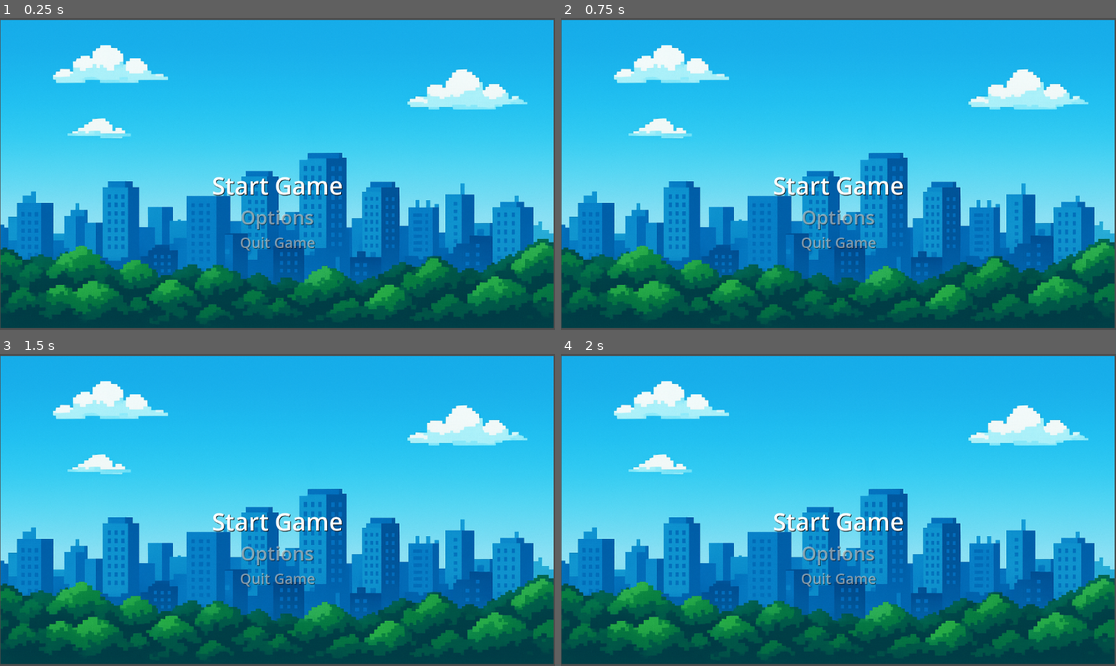
Above: before the commit, frames 1-4 (two rows, left to right).
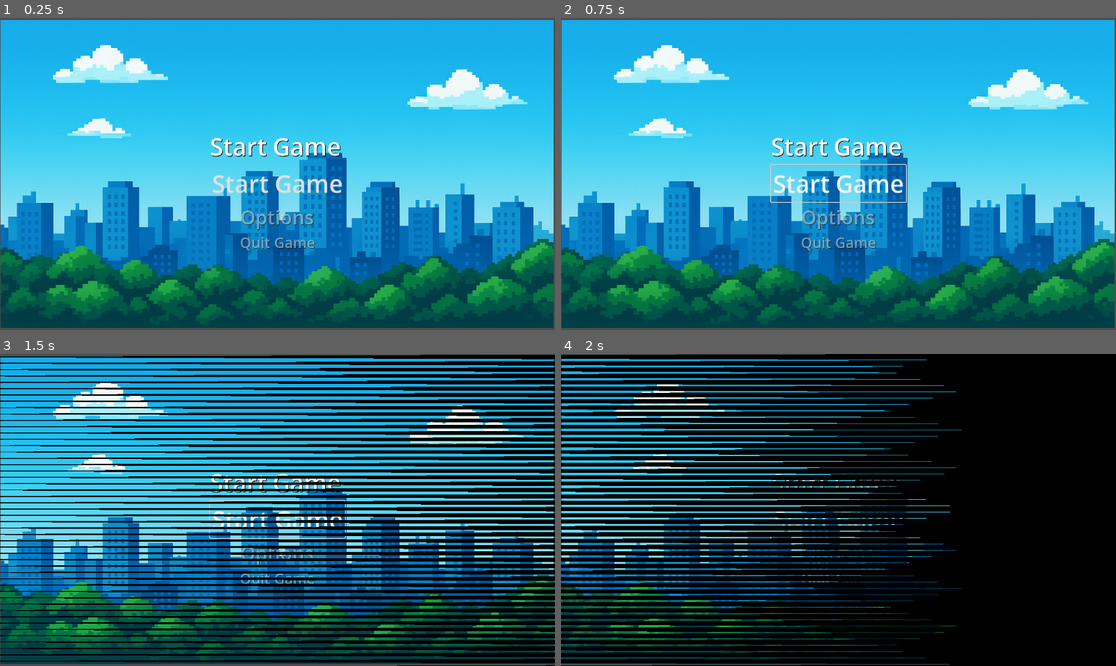
Above: after the commit, the same moments.

Repository: LuizFelipeSantosPereira/game-feob
Game: Godot game, scene res://cenas/Menu.tscn
Same seed, same stepped clock (60 frames per second), same inputs: the game is played once before the commit and once after it. This scene is started directly instead of the project's main scene.
Inputs (mouse positions are in pixels of both pictures, inside the frame that each line leads up to):
- Up to frame 1 (0.25 s): no input
- Up to frame 2 (0.75 s): click (838, 183) at 0.5 s, where only the run after the commit has a clickable "Start Game"
- Up to frame 3 (1.5 s): click (277, 519) at 1.25 s, where only the run after the commit has a clickable "Start Game"
- Up to frame 4 (2 s): no input

The runs differ from the first frame. In frame 1, 1.5% of the frame differs, in the area x 38-62%, y 38-58%; in frame 2, 1.6%; in frame 3, 47%; in frame 4, 89%, in the area x 0-100%, y 0-100%.

Commit message:
Transição de cena Menu/Jogo

Diff:
--- a/jogo/cenas/Menu.tscn
+++ b/jogo/cenas/Menu.tscn
@@ -1,13 +1,88 @@
-[gd_scene load_steps=3 format=3 uid="uid://ca0rhpm04epy2"]
+[gd_scene load_steps=8 format=3 uid="uid://ca0rhpm04epy2"]
 
 [ext_resource type="Script" uid="uid://cvqxr0864jepr" path="res://scripts/Menu.gd" id="1_yjf0y"]
-[ext_resource type="Texture2D" uid="uid://1sy1ql4qujao" path="res://Sprites/Cidade Normal.png" id="2_85cn7"]
+[ext_resource type="Texture2D" uid="uid://1sy1ql4qujao" path="res://sprites/Cidade Normal.png" id="2_85cn7"]
+[ext_resource type="Shader" uid="uid://dfxssj2syggkv" path="res://cenas/transMenu.gdshader" id="2_w5wjc"]
+
+[sub_resource type="ShaderMaterial" id="ShaderMaterial_qoxbi"]
+shader = ExtResource("2_w5wjc")
+shader_parameter/use_sprite_alpha = true
+shader_parameter/use_transition_texture = false
+shader_parameter/transition_type = 2
+shader_parameter/position = Vector2(0.5, 0.5)
+shader_parameter/invert = false
+shader_parameter/grid_size = Vector2(0.5, 50)
+shader_parameter/rotation_angle = 0.0
+shader_parameter/stagger = Vector2(0, 0)
+shader_parameter/stagger_frequency = Vector2i(2, 2)
+shader_parameter/flip_frequency = Vector2i(1, 1)
+shader_parameter/basic_feather = 0.0
+shader_parameter/use_mask_size = false
+shader_parameter/mask_size = Vector2(100, 100)
+shader_parameter/edges = 3
+shader_parameter/shape_feather = 0.0
+shader_parameter/sectors = 1
+shader_parameter/clock_feather = 0.0
+shader_parameter/progress = 3.0
+shader_parameter/progress_bias = Vector2(0, 0)
+
+[sub_resource type="Animation" id="Animation_w5wjc"]
+resource_name = "transição"
+length = 2.0
+tracks/0/type = "value"
+tracks/0/imported = false
+tracks/0/enabled = true
+tracks/0/path = NodePath(".:material:shader_parameter/progress")
+tracks/0/interp = 1
+tracks/0/loop_wrap = true
+tracks/0/keys = {
+"times": PackedFloat32Array(0, 1.86667),
+"transitions": PackedFloat32Array(1, 1),
+"update": 0,
+"values": [3.0, 0.0]
+}
+
+[sub_resource type="Animation" id="Animation_qoxbi"]
+length = 0.001
+tracks/0/type = "value"
+tracks/0/imported = false
+tracks/0/enabled = true
+tracks/0/path = NodePath(".:material:shader_parameter/progress")
+tracks/0/interp = 1
+tracks/0/loop_wrap = true
+tracks/0/keys = {
+"times": PackedFloat32Array(0),
+"transitions": PackedFloat32Array(1),
+"update": 0,
+"values": [3.0]
+}
+
+[sub_resource type="AnimationLibrary" id="AnimationLibrary_alp18"]
+_data = {
+&"RESET": SubResource("Animation_qoxbi"),
+&"transição": SubResource("Animation_w5wjc")
+}
 
 [node name="MainMenu" type="Node2D"]
 position = Vector2(-2, 5)
 script = ExtResource("1_yjf0y")
 
 [node name="CanvasLayer" type="CanvasLayer" parent="."]
+
+[node name="ColorRect" type="ColorRect" parent="CanvasLayer"]
+z_index = 1
+material = SubResource("ShaderMaterial_qoxbi")
+offset_left = 1157.0
+offset_top = 651.0
+offset_right = 2330.0
+offset_bottom = 1309.0
+rotation = -3.14159
+color = Color(0, 0, 0, 1)
+
+[node name="AnimationPlayer" type="AnimationPlayer" parent="CanvasLayer/ColorRect"]
+libraries = {
+&"": SubResource("AnimationLibrary_alp18")
+}
 
 [node name="VBoxContainer" type="VBoxContainer" parent="CanvasLayer"]
 anchors_preset = 7
@@ -29,6 +104,12 @@
 theme_override_colors/font_shadow_color = Color(0, 0, 0, 1)
 theme_override_font_sizes/font_size = 50
 text = "Start Game"
+
+[node name="Button" type="Button" parent="CanvasLayer/VBoxContainer"]
+layout_mode = 2
+theme_override_font_sizes/font_size = 50
+text = "Start Game"
+flat = true
 
 [node name="Options" type="Label" parent="CanvasLayer/VBoxContainer"]
 layout_mode = 2
@@ -53,3 +134,6 @@
 rotation = 0.000313933
 scale = Vector2(0.747396, 0.625)
 texture = ExtResource("2_85cn7")
+
+[connection signal="animation_finished" from="CanvasLayer/ColorRect/AnimationPlayer" to="." method="_on_animation_player_animation_finished"]
+[connection signal="pressed" from="CanvasLayer/VBoxContainer/Button" to="." method="_on_button_pressed"]
--- a/jogo/cenas/jogo.tscn
+++ b/jogo/cenas/jogo.tscn
@@ -46,6 +46,13 @@
 vertical_alignment = 1
 autowrap_mode = 2
 
+[node name="BookBotton" parent="." instance=ExtResource("3_1frua")]
+position = Vector2(726, 318)
+scale = Vector2(1.22177, 1.41781)
+
+[node name="vilao" parent="." instance=ExtResource("2_1frua")]
+position = Vector2(931, 319)
+
 [node name="Control" type="Control" parent="."]
 layout_mode = 3
 anchors_preset = 0
@@ -71,10 +78,3 @@
 theme_override_styles/focus = SubResource("StyleBoxEmpty_c77ad")
 icon = ExtResource("3_dtkcs")
 flat = true
-
-[node name="BookBotton" parent="." instance=ExtResource("3_1frua")]
-position = Vector2(726, 318)
-scale = Vector2(1.22177, 1.41781)
-
-[node name="vilao" parent="." instance=ExtResource("2_1frua")]
-position = Vector2(931, 319)
--- /dev/null
+++ b/jogo/cenas/transMenu.gdshader
@@ -0,0 +1,168 @@
+shader_type canvas_item;
+
+uniform bool use_sprite_alpha = true;
+uniform bool use_transition_texture = false;
+uniform sampler2D transition_texture;
+uniform int transition_type: hint_enum("Basic", "Mask", "Shape", "Clock") = 0;
+
+group_uniforms positioning;
+uniform vec2 position = vec2(0,0);
+uniform bool invert = false;
+uniform vec2 grid_size = vec2(1.0, 1.0);
+uniform float rotation_angle = 0.0;
+
+group_uniforms positioning.stagger;
+uniform vec2 stagger = vec2(0.0, 0.0);
+uniform ivec2 stagger_frequency = ivec2(2, 2);
+uniform ivec2 flip_frequency = ivec2(1, 1);
+
+group_uniforms basic_transition_controls;
+uniform float basic_feather = 0.0;
+
+group_uniforms mask_transition_controls;
+uniform sampler2D mask_texture;
+uniform bool use_mask_size = false;
+uniform vec2 mask_size = vec2(100.0);
+
+group_uniforms shape_transition_controls;
+uniform int edges : hint_range(3, 64) = 6; // default hexagon
+uniform float shape_feather : hint_range(0.0, 10.0) = 0.1;
+
+group_uniforms clock_transition_controls;
+uniform int sectors : hint_range(1, 128) = 1;
+uniform float clock_feather : hint_range(0.0, 16.0) = 0.0;
+
+group_uniforms animation;
+uniform float progress = 0.0;
+uniform vec2 progress_bias = vec2(0.0);
+
+varying vec4 modulate;
+
+vec2 use_actual_texture_size(vec2 uv, vec2 texture_size) {
+
+	uv -= 0.5;
+	vec2 uv_deriv = fwidth(uv);
+	float screen_ratio = uv_deriv.x / uv_deriv.y;
+	float texture_ratio = texture_size.x / texture_size.y;
+	float mixed_ratio = texture_ratio * screen_ratio;
+
+	if (screen_ratio > texture_ratio) {
+		uv.x /= mixed_ratio;
+	} else {
+		uv.y *= mixed_ratio;
+	}
+
+	return uv + 0.5;
+}
+
+vec2 get_stagger_offset(vec2 grid) {
+	vec2 cells = floor(grid);
+	float offset_row = mod(cells.y, float(stagger_frequency.x)) == 0.0 ? 0.5 : 0.0;
+	float offset_col = mod(cells.x, float(stagger_frequency.y)) == 0.0 ? 0.5 : 0.0;
+
+	return vec2(
+		offset_row * stagger.x,
+		offset_col * stagger.y
+	);
+}
+
+vec2 get_grid_flip(vec2 grid) {
+	vec2 cells = floor(grid);
+	float flip_row = mod(cells.y, float(flip_frequency.x)) == 0.0 ? 1.0 : -1.0;
+	float flip_col = mod(cells.x, float(flip_frequency.y)) == 0.0 ? 1.0 : -1.0;
+
+	return vec2(
+		flip_row * grid.x,
+		flip_col * grid.y
+	);
+}
+
+vec2 rotate(vec2 v, float angle) {
+	return mat2(
+		vec2(cos(angle), sin(angle)),
+		vec2(-sin(angle), cos(angle))
+		) * v;
+}
+
+vec2 get_edges(float center, float width) {
+	float half_width = width * 0.5;
+	float edge0 = center - half_width;
+	float edge1 = center + half_width + 1e-5;
+	return vec2(edge0, edge1);
+}
+
+float get_local_progress(vec2 grid) {
+    vec2 cell = floor(grid);
+	// Easier to control bias values
+	vec2 pretty_bias = progress_bias / 10.0;
+    float offset = dot(cell, pretty_bias);
+    return progress - offset;
+}
+
+void vertex() {
+	modulate = COLOR;
+}
+
+void fragment() {
+	vec2 grid = UV * grid_size;
+	vec2 offset_uv = grid + get_stagger_offset(grid);
+	vec2 grid_flipped_uv = get_grid_flip(offset_uv);
+	vec2 tiled_uv = fract(grid_flipped_uv);
+	vec2 uv = (tiled_uv - position) * 2.0;
+	uv = rotate(uv, radians(rotation_angle));
+
+	float local_progress = get_local_progress(grid);
+
+	COLOR = texture(TEXTURE, UV) * modulate;
+	float alpha = COLOR.a;
+	float transition_progress = 0.0;
+
+	if (transition_type == 1) {
+		vec2 mask_zoom_uv = uv / local_progress;
+		vec2 mask_zoom_uv_01 = mask_zoom_uv * 0.5 + 0.5;
+		mask_zoom_uv_01 = use_mask_size ? use_actual_texture_size(mask_zoom_uv_01, mask_size) : mask_zoom_uv_01;
+
+		transition_progress = texture(mask_texture, mask_zoom_uv_01).r;
+
+	} else if(transition_type == 2) {
+    	float radius = length(uv);
+	    float angle = atan(uv.y, uv.x);
+		float sector_angle = 2.0 * PI / float(edges);
+		float half_sector = sector_angle / 2.0;
+		// Define polygon sectors using the power of trigonometry
+		float d = cos(half_sector) / cos(mod(angle + half_sector, sector_angle) - half_sector);
+
+		vec2 smooth_edges = get_edges(local_progress, shape_feather);
+		transition_progress = smoothstep(smooth_edges.x, smooth_edges.y, radius / d);
+
+	} else if (transition_type == 3) {
+		float radius = length(uv);
+		float angle = atan(uv.y, uv.x);
+		float sector_angle = 2.0 * PI / float(sectors);
+		float half_sector = sector_angle / 2.0;
+		angle = mod(angle - half_sector, sector_angle);
+
+		float progress_angle = local_progress * 2.0 * PI / float(sectors);
+		float smooth_angle = smoothstep(0.0, clock_feather, progress_angle - angle);
+		transition_progress = smooth_angle;
+
+	} else {
+		vec2 smooth_edges = get_edges(local_progress, basic_feather);
+
+		float separation_x = smoothstep(smooth_edges.x, smooth_edges.y, abs(uv.x));
+		float separation_y = smoothstep(smooth_edges.x, smooth_edges.y, abs(uv.y));
+		transition_progress = max(separation_x, separation_y);
+	}
+
+	alpha = invert ? 1.0 - transition_progress : transition_progress;
+	alpha = use_sprite_alpha ? min(COLOR.a, alpha) : alpha;
+
+	vec4 transition_color = texture(transition_texture, UV);
+
+	if (use_transition_texture) {
+		vec4 chosen_color = mix(transition_color, COLOR, alpha);
+		COLOR = chosen_color;
+	} else {
+		COLOR.a = alpha;
+	}
+}
--- a/jogo/scripts/Menu.gd
+++ b/jogo/scripts/Menu.gd
@@ -45,3 +45,11 @@
 			print("Options")
 		2:
 			get_tree().quit()
+
+
+func _on_button_pressed() -> void:
+	$CanvasLayer/ColorRect/AnimationPlayer.play("transição")
+
+
+func _on_animation_player_animation_finished(anim_name: StringName) -> void:
+	get_tree().change_scene_to_file("res://cenas/jogo.tscn")
Not shown, added: jogo/cenas/transMenu.gdshader.uid
